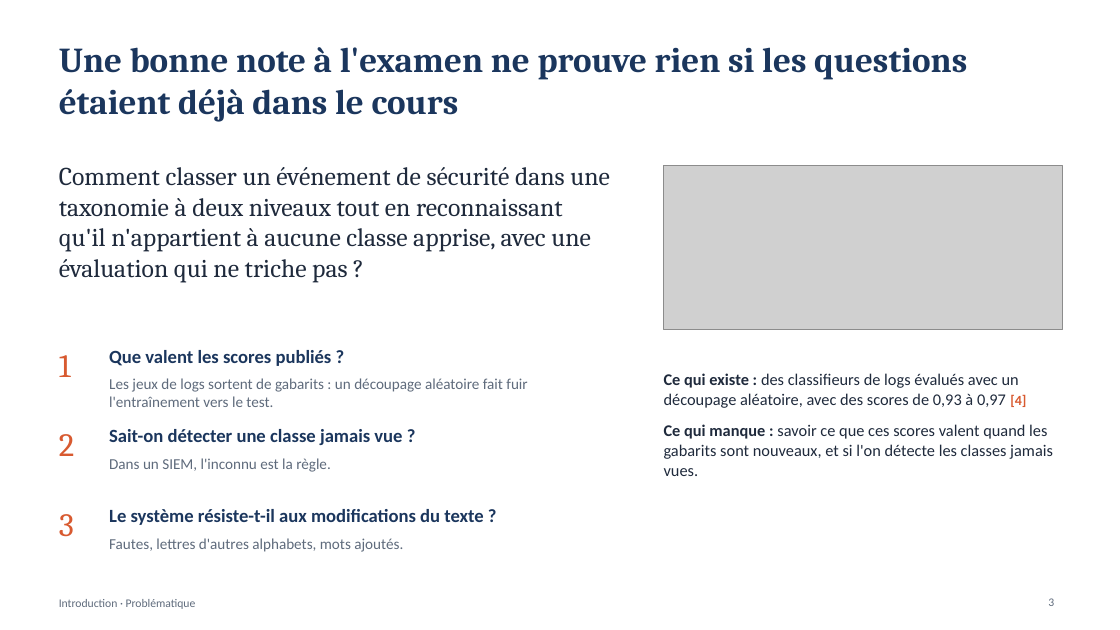
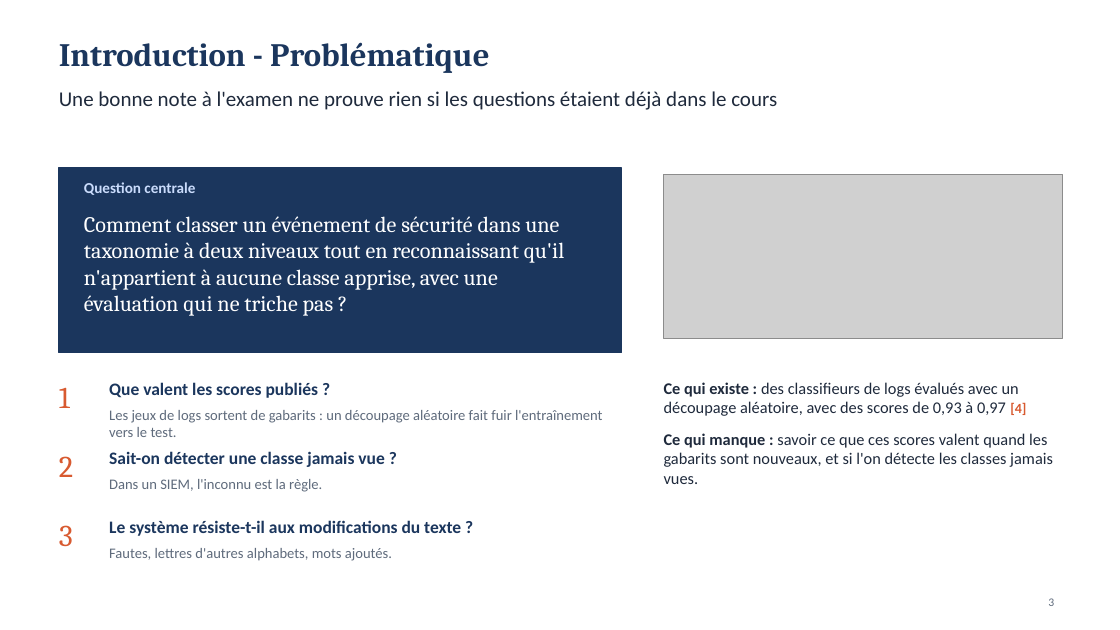
Before and after one commit to MADENIYOU/siem-open-world-log-classification, a slide deck: slide 3 of presentation/Soutenance_SIEM_monde_ouvert.pptx. Drawn at 1120x630 pixels with LibreOffice and Linux fonts; fonts in the diff are those of the drawing; grey boxes stand for pictures. Boxes give left, top, right and bottom in pixels: in the first picture for what was removed or moved away, otherwise in the second. Text is boxed around its words. In the diff, an @@ line names an element or a change of style, - is before the commit and + after.

```diff
--- a/presentation/Soutenance_SIEM_monde_ouvert.pptx
+++ b/presentation/Soutenance_SIEM_monde_ouvert.pptx
@@ title at bbox=[59, 42, 489, 73]: text changed; size 10 to 28 pt; font Calibri to Cambria; text colour #5F6B7C to #1B365D; bold on @@
-Introduction · Problématique
+Introduction - Problématique
@@ title "Introduction - Problématique" at bbox=[59, 42, 489, 73]: vertical alignment middle to top @@
@@ text "Une bonne note à l'examen ...": place and size @@
-text "Une bonne note à l'examen ..." at bbox=[59, 47, 967, 122]
+text "Une bonne note à l'examen ..." at bbox=[59, 91, 777, 110]
@@ text "Une bonne note à l'examen ..." at bbox=[59, 91, 777, 110]: size 30 to 18 pt, font Cambria to Calibri, text colour #1B365D to #1F2A3C, bold off @@
@@ rectangle added at bbox=[59, 168, 622, 353], fill #1B365D, outline #1B365D 1 pt @@
@@ text added at bbox=[84, 182, 195, 195], 13 pt, text #CADCFC, bold @@
+Question centrale
@@ text "Comment classer un événement de ...": place and size @@
-text "Comment classer un événement de ..." at bbox=[59, 167, 610, 283]
+text "Comment classer un événement de ..." at bbox=[84, 216, 565, 316]
@@ text "Comment classer un événement de ..." at bbox=[84, 216, 565, 316]: size 22 to 19 pt, text colour #1F2A3C to #FFFFFF @@
@@ size 28 to 26 pt in 3 elements at bbox=[59, 525, 73, 546], bbox=[59, 456, 73, 477], bbox=[59, 387, 70, 408] @@
@@ text "1": place and size @@
-text "1" at bbox=[59, 355, 71, 377]
+text "1" at bbox=[59, 387, 70, 408]
@@ size 16 to 15 pt in 3 elements at bbox=[109, 520, 461, 536], bbox=[109, 451, 384, 467], bbox=[109, 382, 318, 398] @@
@@ text "Que valent les scores publiés ...": place and size @@
-text "Que valent les scores publiés ..." at bbox=[109, 350, 332, 366]
+text "Que valent les scores publiés ..." at bbox=[109, 382, 318, 398]
@@ size 13 to 12.5 pt in 3 elements at bbox=[109, 548, 392, 561], bbox=[109, 479, 322, 492], bbox=[109, 410, 602, 437] @@
@@ text "Les jeux de logs sortent ...": place and size @@
-text "Les jeux de logs sortent ..." at bbox=[109, 378, 527, 407]
+text "Les jeux de logs sortent ..." at bbox=[109, 410, 602, 437]
@@ text "2": place and size @@
-text "2" at bbox=[59, 434, 74, 456]
+text "2" at bbox=[59, 456, 73, 477]
@@ text "Sait-on détecter une classe jamais ...": place and size @@
-text "Sait-on détecter une classe jamais ..." at bbox=[109, 429, 402, 445]
+text "Sait-on détecter une classe jamais ..." at bbox=[109, 451, 384, 467]
@@ text "Dans un SIEM, l'inconnu est ...": place and size @@
-text "Dans un SIEM, l'inconnu est ..." at bbox=[109, 458, 331, 472]
+text "Dans un SIEM, l'inconnu est ..." at bbox=[109, 479, 322, 492]
@@ 2 texts, 1 picture: place and size @@
-2 texts, 1 picture at bbox=[59, 166, 1063, 537]
+2 texts, 1 picture at bbox=[59, 174, 1063, 546]
@@ text "Le système résiste-t-il aux modifications ...": place and size @@
-text "Le système résiste-t-il aux modifications ..." at bbox=[109, 509, 483, 525]
+text "Le système résiste-t-il aux modifications ..." at bbox=[109, 520, 461, 536]
@@ text "Fautes, lettres d'autres alphabets, mots ...": place and size @@
-text "Fautes, lettres d'autres alphabets, mots ..." at bbox=[109, 538, 403, 552]
+text "Fautes, lettres d'autres alphabets, mots ..." at bbox=[109, 548, 392, 561]
```
Also in this commit, not shown: 15 other slides changed, 3 other files.
